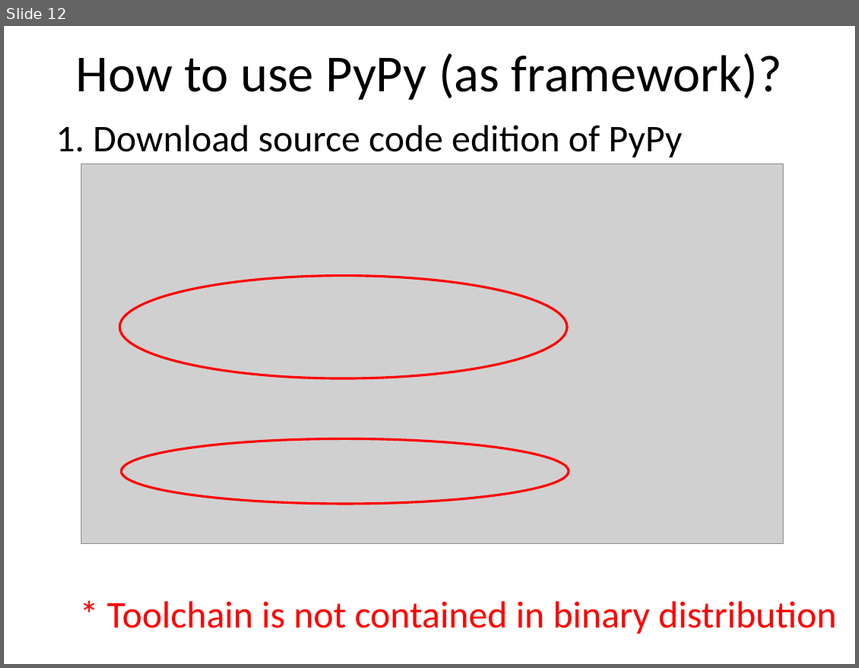
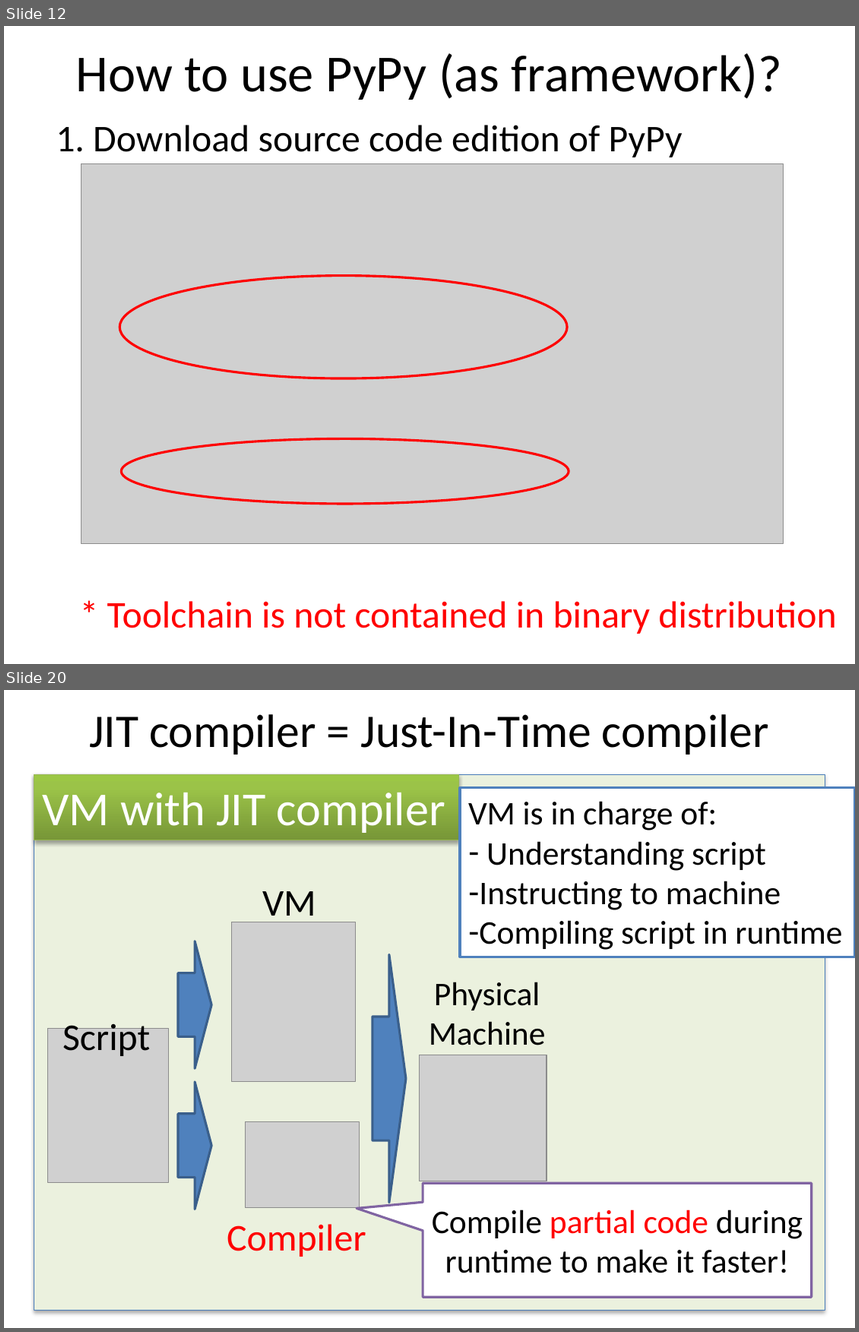
Before and after one commit to ryotaro/pyconjp2012slide, a slide deck: master/Fundamental Technologies Used in PyPy JIT Compiler.pptx. Shown one above the other, each under a label of ours: slide 12 before the commit, slides 12 and 20 after it; the slides between them are not shown. The pictures are 859x668 and 859x1332 pixels, drawn with LibreOffice and Linux fonts; fonts in the diff are those of the drawing; grey boxes stand for pictures. Boxes give left, top, right and bottom in pixels: in the first picture for what was removed or moved away, otherwise in the second. Text is boxed around its words. In the diff, an @@ line names an element or a change of style, - is before the commit and + after.

```diff
--- a/master/Fundamental Technologies Used in PyPy JIT Compiler.pptx
+++ b/master/Fundamental Technologies Used in PyPy JIT Compiler.pptx
@@ slide 20 added at [4,690,855,1328], background #FFFFFF @@
@@ title added at [89,714,769,755], 39.6 pt, text #000000 @@
+JIT compiler = Just-In-Time compiler
@@ rectangle added at [34,774,825,1310], fill #EBF1DE, outline #4B7EBC 0.75 pt @@
@@ rectangle added at [34,774,458,840], fill gradient #779737 to #9BC348 to #9DC746, outline #98B955 0.75 pt, 40 pt, text #FFFFFF @@
+VM with JIT compiler
@@ rectangle added at [460,788,855,958], fill #FFFFFF, outline #4F81BD 2 pt, 28 pt, text #000000 @@
+VM is in charge of:
+– Understanding script
+– Instructing to machine
+– Compiling script in runtime
@@ text added at [262,891,316,923], 32 pt, text #000000 @@
+VM
@@ picture added at [232,923,357,1082] @@
@@ right arrow added at [179,941,211,1068], fill #4F81BD, outline #3A5F8C 2 pt @@
@@ right arrow added at [373,954,406,1202], fill #4F81BD, outline #3A5F8C 2 pt @@
@@ text added at [429,982,546,1046], 28 pt, text #000000 @@
+Physical
+Machine
@@ picture added at [47,1029,168,1182] @@
@@ text added at [63,1024,150,1056], 32 pt, text #000000 @@
+Script
@@ picture added at [420,1055,547,1181] @@
@@ right arrow added at [179,1082,211,1210], fill #4F81BD, outline #3A5F8C 2 pt @@
@@ picture added at [245,1122,359,1208] @@
@@ speech box added at [423,1184,812,1298], fill #FFFFFF, outline #8064A2 2 pt, 28 pt, text #000000 @@
+Compile partial code during runtime to make it faster!
@@ text added at [227,1224,367,1257], 32 pt, text #FF0000 @@
+Compiler
```
Also in this commit, not shown: 5 slides changed, 13 other slides added, 2 slides removed.
